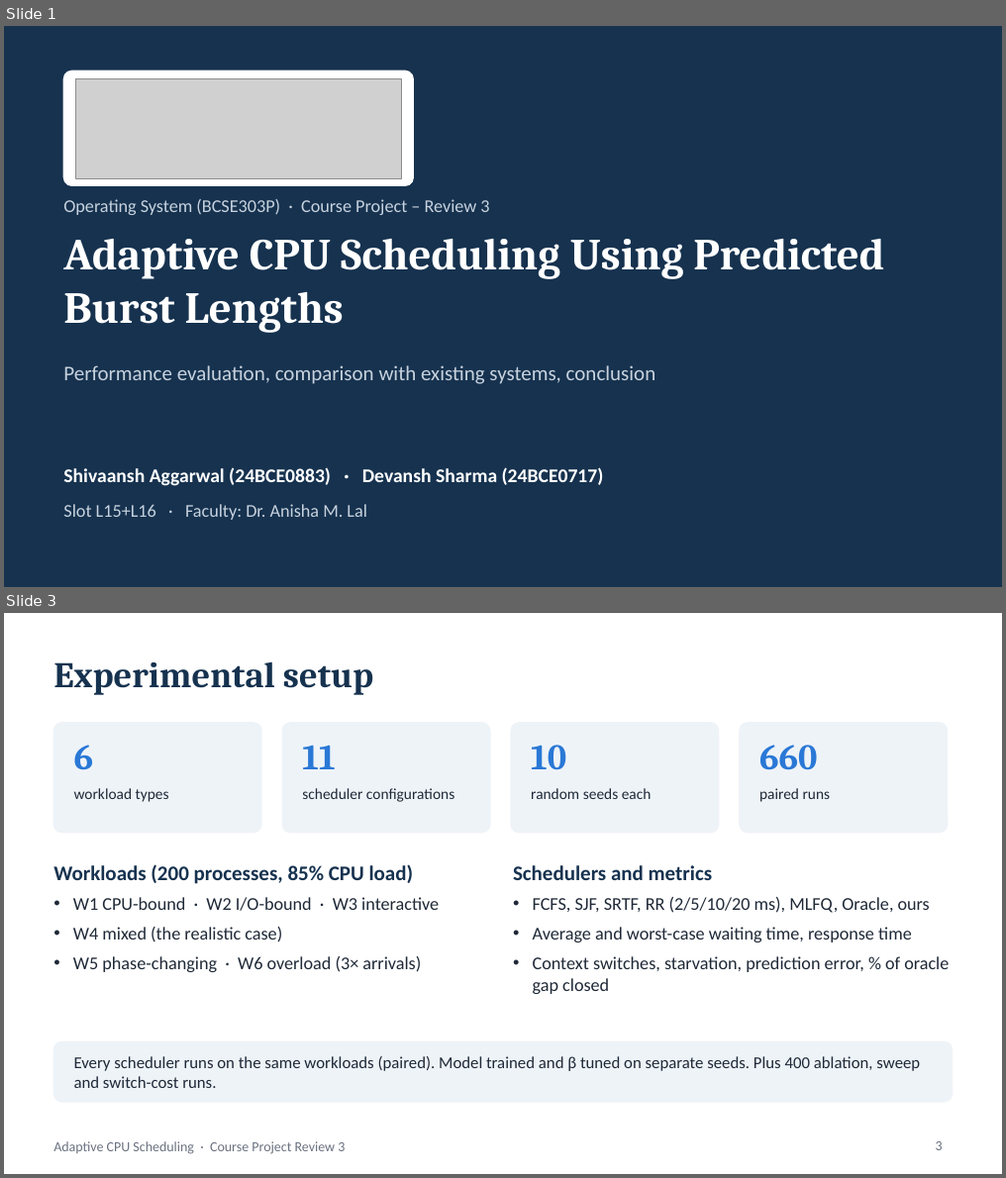
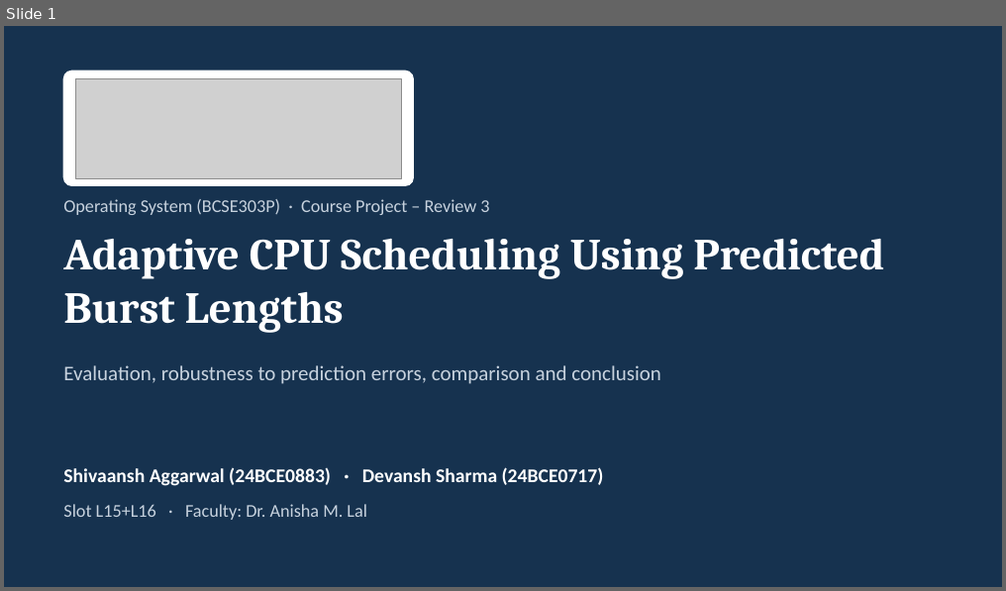
Before and after one commit to Shivaansh29/Adaptive-CPU-Scheduling-project-OS, a slide deck: docs/reviews/Review_3.pptx. Shown one above the other, each under a label of ours: slides 1 and 3 before the commit, slide 1 after it; the slides between them are not shown. The pictures are 1006x1178 and 1006x591 pixels, drawn with LibreOffice and Linux fonts; fonts in the diff are those of the drawing; grey boxes stand for pictures. Boxes give left, top, right and bottom in pixels: in the first picture for what was removed or moved away, otherwise in the second. Text is boxed around its words. In the diff, an @@ line names an element or a change of style, - is before the commit and + after.

```diff
--- a/docs/reviews/Review_3.pptx
+++ b/docs/reviews/Review_3.pptx
@@ slide 3 removed at bbox=[4, 613, 1002, 1174], background #FFFFFF @@
@@ title removed at bbox=[54, 662, 373, 695] @@
-Experimental setup
@@ rounded rectangle removed at bbox=[54, 723, 261, 833] @@
@@ rounded rectangle removed at bbox=[282, 723, 490, 833] @@
@@ rounded rectangle removed at bbox=[511, 723, 719, 833] @@
@@ rounded rectangle removed at bbox=[740, 723, 947, 833] @@
@@ text removed at bbox=[74, 745, 94, 770] @@
-6
@@ text removed at bbox=[302, 745, 335, 769] @@
-11
@@ text removed at bbox=[531, 745, 566, 770] @@
-10
@@ text removed at bbox=[759, 745, 818, 770] @@
-660
@@ text removed at bbox=[74, 788, 169, 802] @@
-workload types
@@ text removed at bbox=[302, 788, 454, 802] @@
-scheduler configurations
@@ text removed at bbox=[531, 788, 651, 799] @@
-random seeds each
@@ text removed at bbox=[759, 788, 831, 802] @@
-paired runs
@@ text removed at bbox=[54, 864, 414, 884] @@
-Workloads (200 processes, 85% CPU load)
@@ text removed at bbox=[513, 865, 713, 880] @@
-Schedulers and metrics
@@ text removed at bbox=[73, 897, 439, 972] @@
-• W1 CPU-bound · W2 I/O-bound · W3 interactive
-• W4 mixed (the realistic case)
-• W5 phase-changing · W6 overload (3× arrivals)
@@ text removed at bbox=[533, 897, 948, 994] @@
-• FCFS, SJF, SRTF, RR (2/5/10/20 ms), MLFQ, Oracle, ours
-• Average and worst-case waiting time, response time
-• Context switches, starvation, prediction error, % of oracle gap closed
@@ rounded rectangle removed at bbox=[54, 1042, 952, 1102] @@
@@ text removed at bbox=[74, 1057, 920, 1088] @@
-Every scheduler runs on the same workloads (paired). Model trained and β tuned on separate seeds. Plus 400 ablation, sweep and switch-cost runs.
@@ text removed at bbox=[54, 1142, 345, 1155] @@
-Adaptive CPU Scheduling · Course Project Review 3
@@ page number removed at bbox=[936, 1142, 943, 1151] @@
-3
@@ slide 1 changed as well @@
@@ text at bbox=[63, 366, 661, 384]: text changed @@
-Performance evaluation, comparison with existing systems, conclusion
+Evaluation, robustness to prediction errors, comparison and conclusion
```
Also in this commit, not shown: 5 other slides changed, 5 slides added, 3 other slides removed, 19 other files.
